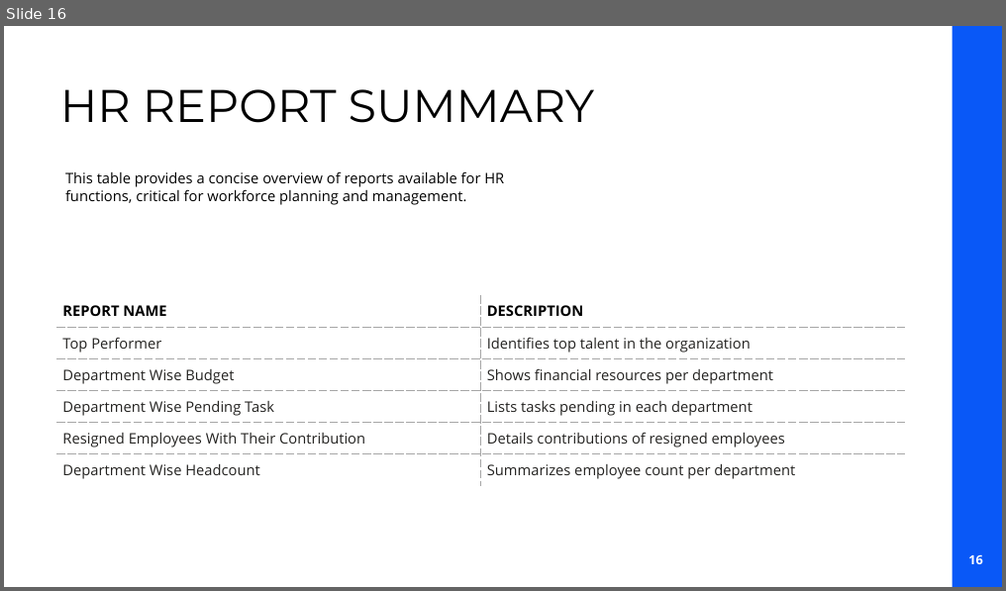
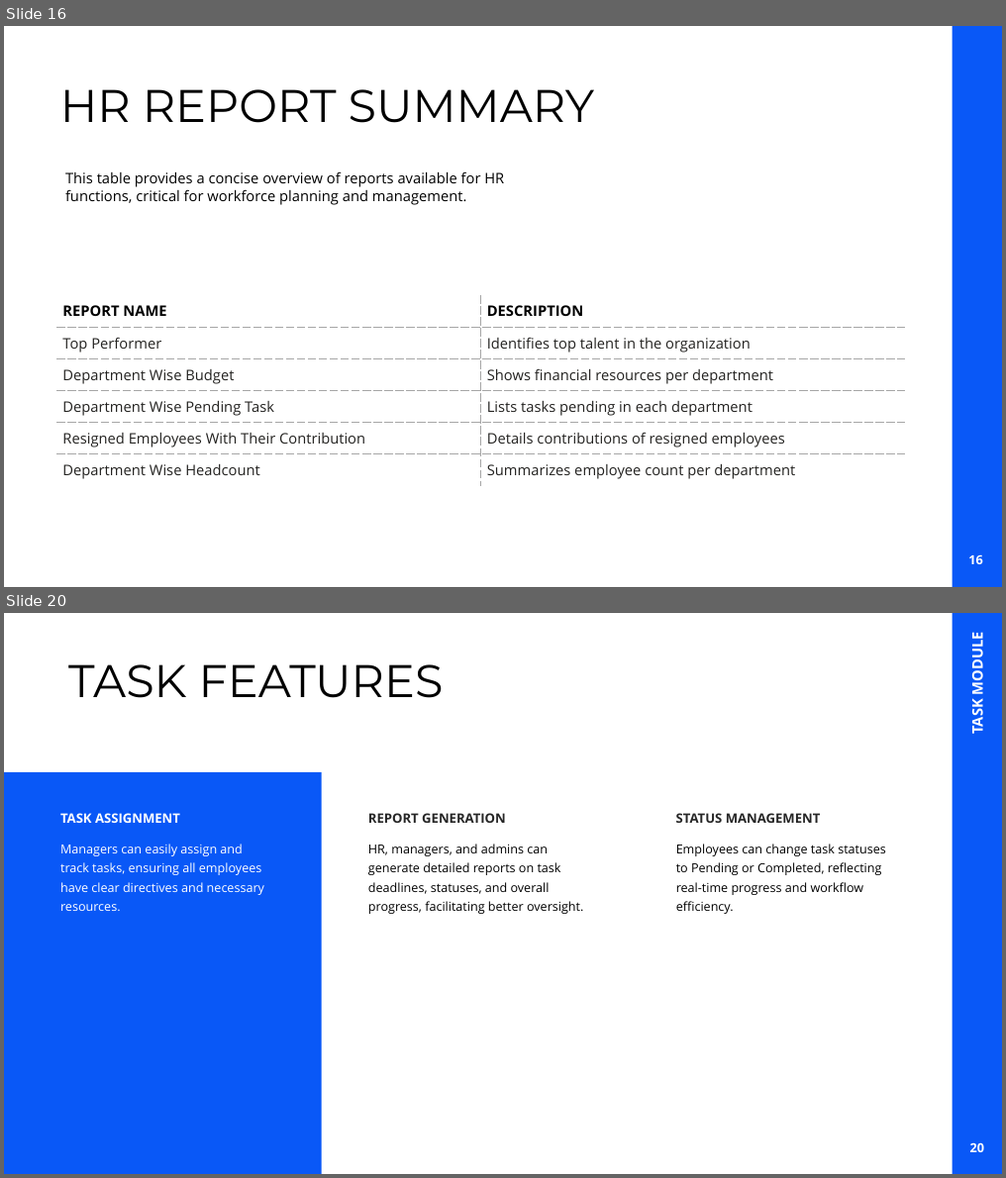
Before and after one commit to asifkotla/EmplManagementSystem, a slide deck: PowerPoint Presentation/EMPLOYEE MANAGEMENT SYSTEM.pptx. Shown one above the other, each under a label of ours: slide 16 before the commit, slides 16 and 20 after it; the slides between them are not shown. The pictures are 1006x591 and 1006x1178 pixels, drawn with LibreOffice and Linux fonts; fonts in the diff are those of the drawing; background and template pictures are left out. Boxes give left, top, right and bottom in pixels: in the first picture for what was removed or moved away, otherwise in the second. Text is boxed around its words. In the diff, an @@ line names an element or a change of style, - is before the commit and + after.

```diff
--- a/PowerPoint Presentation/EMPLOYEE MANAGEMENT SYSTEM.pptx
+++ b/PowerPoint Presentation/EMPLOYEE MANAGEMENT SYSTEM.pptx
@@ slide 20 added at [4,613,1002,1174], background #FFFFFF; not listed: 1 template element that a slide beside it also shows @@
@@ text added at [967,638,987,734], 14 pt, text #FFFFFF, bold @@
+TASK MODULE
@@ title added at [68,664,444,698], 44 pt, text #000000 @@
+TASK FEATURES
@@ rectangle added at [4,772,322,1174], fill #0958F7 @@
@@ text added at [60,813,180,823], 12.5 pt, text #FFFFFF, bold @@
+TASK ASSIGNMENT
@@ text added at [368,813,506,823], 12.5 pt, text #262626, bold @@
+REPORT GENERATION
@@ text added at [676,813,821,823], 12.5 pt, text #262626, bold @@
+STATUS MANAGEMENT
@@ text added at [60,844,264,911], 12 pt, text #FFFFFF @@
+Managers can easily assign and track tasks, ensuring all employees have clear directives and necessary resources.
@@ text added at [368,844,583,914], 12 pt, text #000000 @@
+HR, managers, and admins can generate detailed reports on task deadlines, statuses, and overall progress, facilitating better oversight.
@@ text added at [676,844,886,914], 12 pt, text #000000 @@
+Employees can change task statuses to Pending or Completed, reflecting real-time progress and workflow efficiency.
@@ rectangle added at [744,1142,937,1171], fill #FFFFFF, outline #FFFFFF 1 pt @@
@@ page number added at [970,1143,985,1153], 12.1 pt, text #FFFFFF, bold @@
+20
```
Also in this commit, not shown: 17 other slides changed, 6 other slides added, 1 other file.
